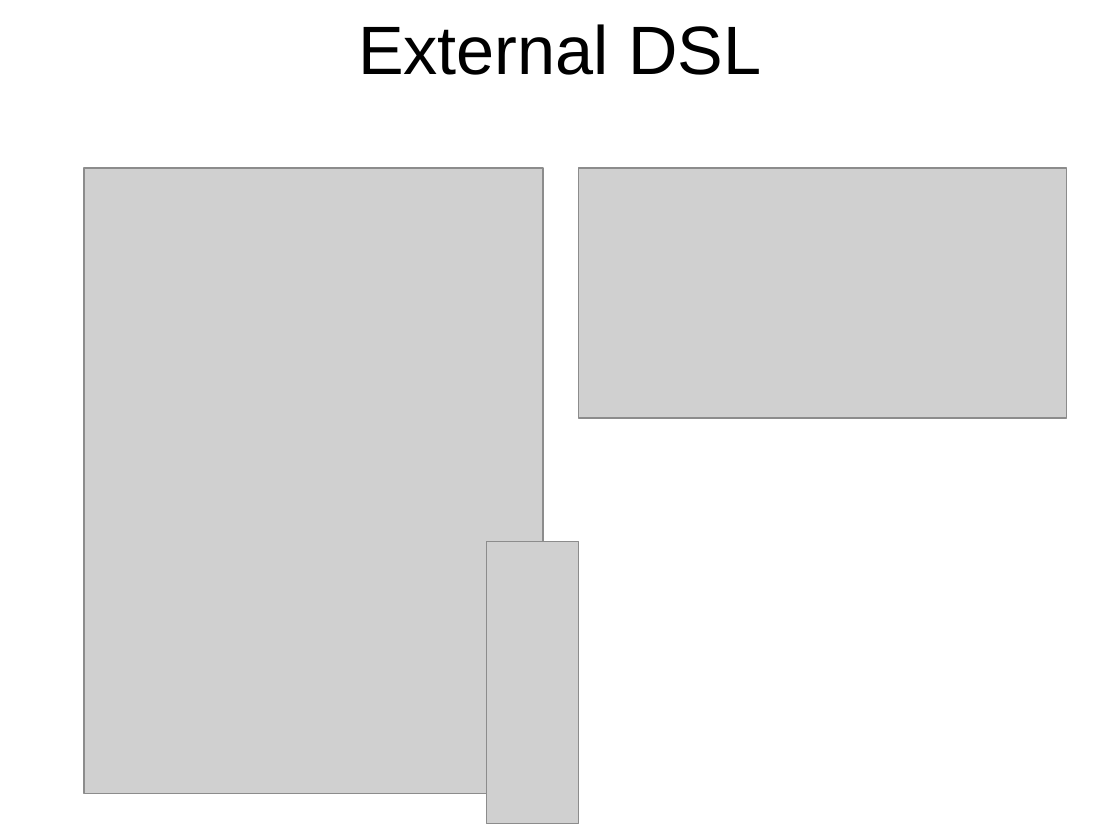
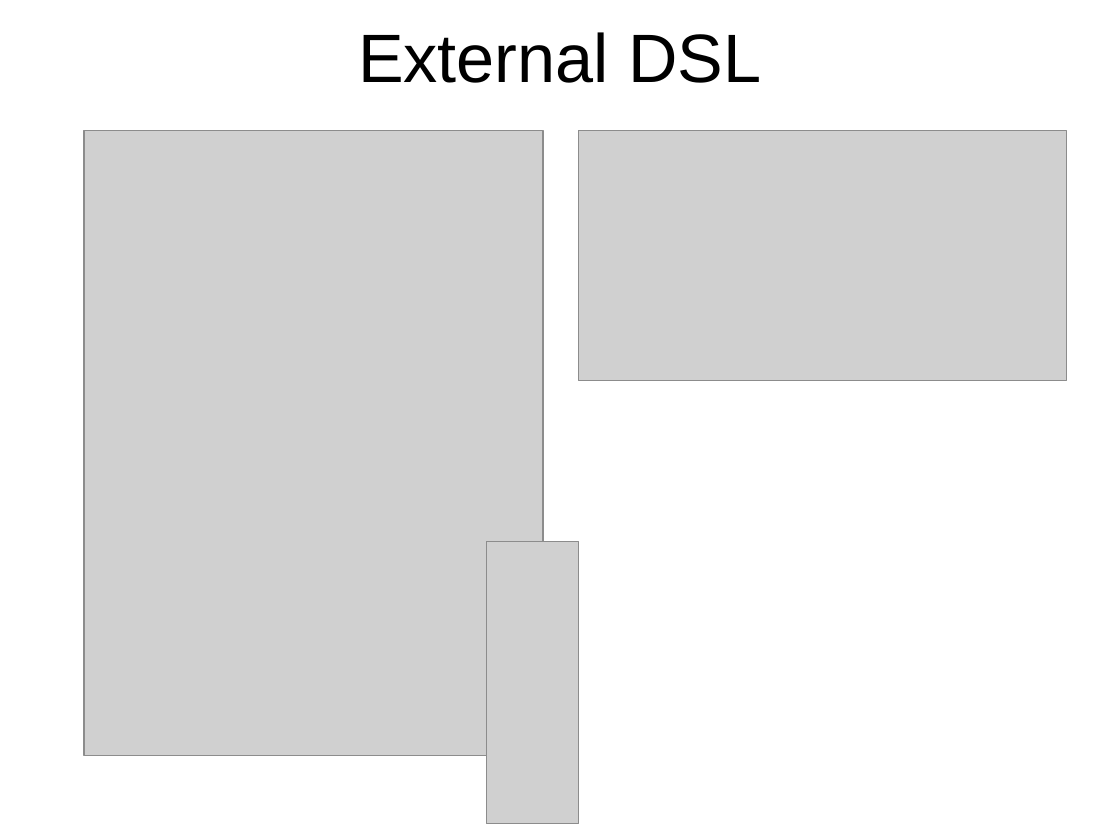
Before and after one commit to msuarz/portfolio, a slide deck: slide 16 of agile2011/presentation.pptx. Drawn at 1120x840 pixels with LibreOffice and Linux fonts; fonts in the diff are those of the drawing; grey boxes stand for pictures; background and template pictures are left out. Boxes give left, top, right and bottom in pixels: in the first picture for what was removed or moved away, otherwise in the second. Text is boxed around its words. In the diff, an @@ line names an element or a change of style, - is before the commit and + after.

```diff
--- a/agile2011/presentation.pptx
+++ b/agile2011/presentation.pptx
@@ title "External DSL": place and size @@
-title "External DSL" at box(358, 24, 761, 75)
+title "External DSL" at box(358, 32, 761, 83)
@@ title "External DSL" at box(358, 32, 761, 83): letter outline none to #000000 0 pt @@
@@ picture: place and size @@
-picture at box(84, 168, 543, 793)
+picture at box(84, 131, 543, 756)
@@ picture: place and size @@
-picture at box(579, 168, 1066, 418)
+picture at box(579, 131, 1066, 381)
```
Also in this commit, not shown: 22 other slides changed.
